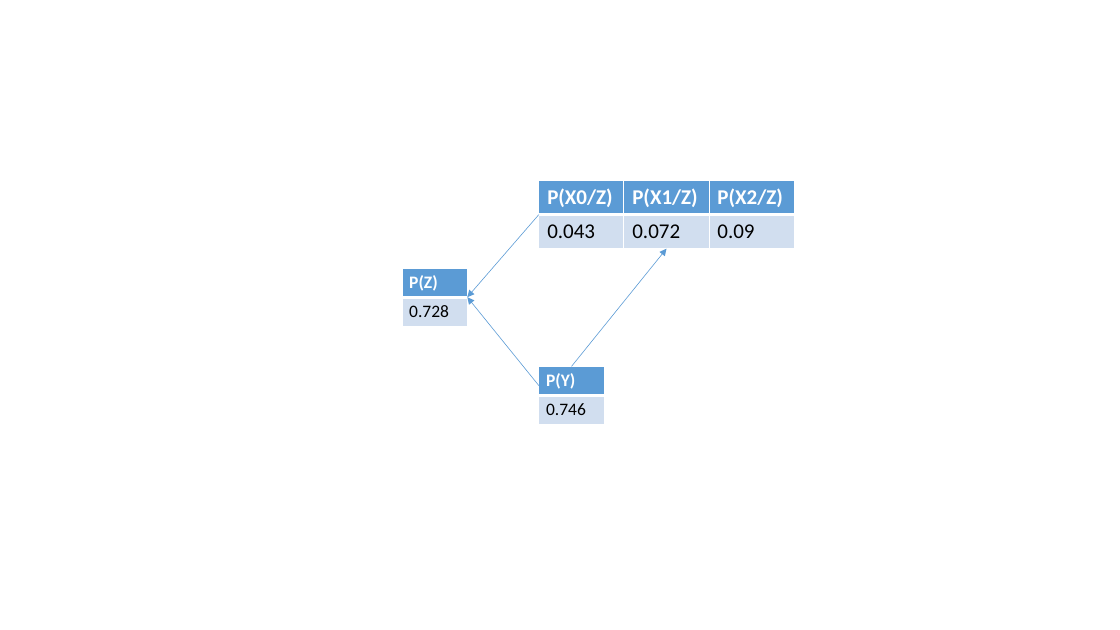
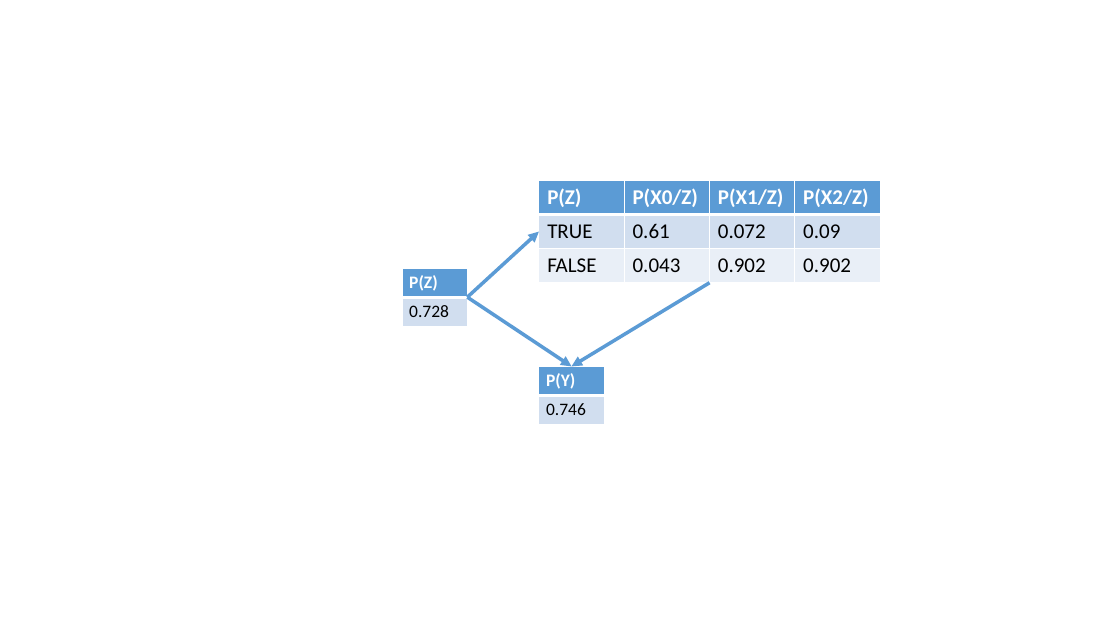
Before and after one commit to Progr4m4573R/MSc-Robotics-and-Autonomous-Systems, a slide deck: slide 1 of Advanced Artificial Intelligence/AAI Assignment 1/Assignment CPT.pptx. Drawn at 1120x630 pixels with LibreOffice and Linux fonts; fonts in the diff are those of the drawing. Boxes give left, top, right and bottom in pixels: in the first picture for what was removed or moved away, otherwise in the second. Text is boxed around its words. In the diff, an @@ line names an element or a change of style, - is before the commit and + after.

```diff
--- a/Advanced Artificial Intelligence/AAI Assignment 1/Assignment CPT.pptx
+++ b/Advanced Artificial Intelligence/AAI Assignment 1/Assignment CPT.pptx
@@ table at [539,181,882,283] @@
-P(X0/Z) | P(X1/Z) | P(X2/Z)
-0.043 | 0.072 | 0.09
+P(Z) | P(X0/Z) | P(X1/Z) | P(X2/Z)
+TRUE | 0.61 | 0.072 | 0.09
+FALSE | 0.043 | 0.902 | 0.902
@@ table: place and size @@
-table at [539,181,794,249]
+table at [539,181,882,283]
@@ arrow moved from (539, 214) - (467, 297) to (467, 297) - (539, 232) @@
@@ arrow (467, 297) - (539, 232): stroke #5B9BD5 0.5 pt to #5B9BD5 3 pt @@
@@ arrow moved from (539, 386) - (467, 297) to (467, 297) - (571, 366) @@
@@ arrow (467, 297) - (571, 366): stroke #5B9BD5 0.5 pt to #5B9BD5 3 pt @@
@@ arrow moved from (571, 366) - (666, 249) to (710, 283) - (571, 366) @@
@@ arrow (710, 283) - (571, 366): stroke #5B9BD5 0.5 pt to #5B9BD5 3 pt @@
```
Also in this commit, not shown: 3 other files.
